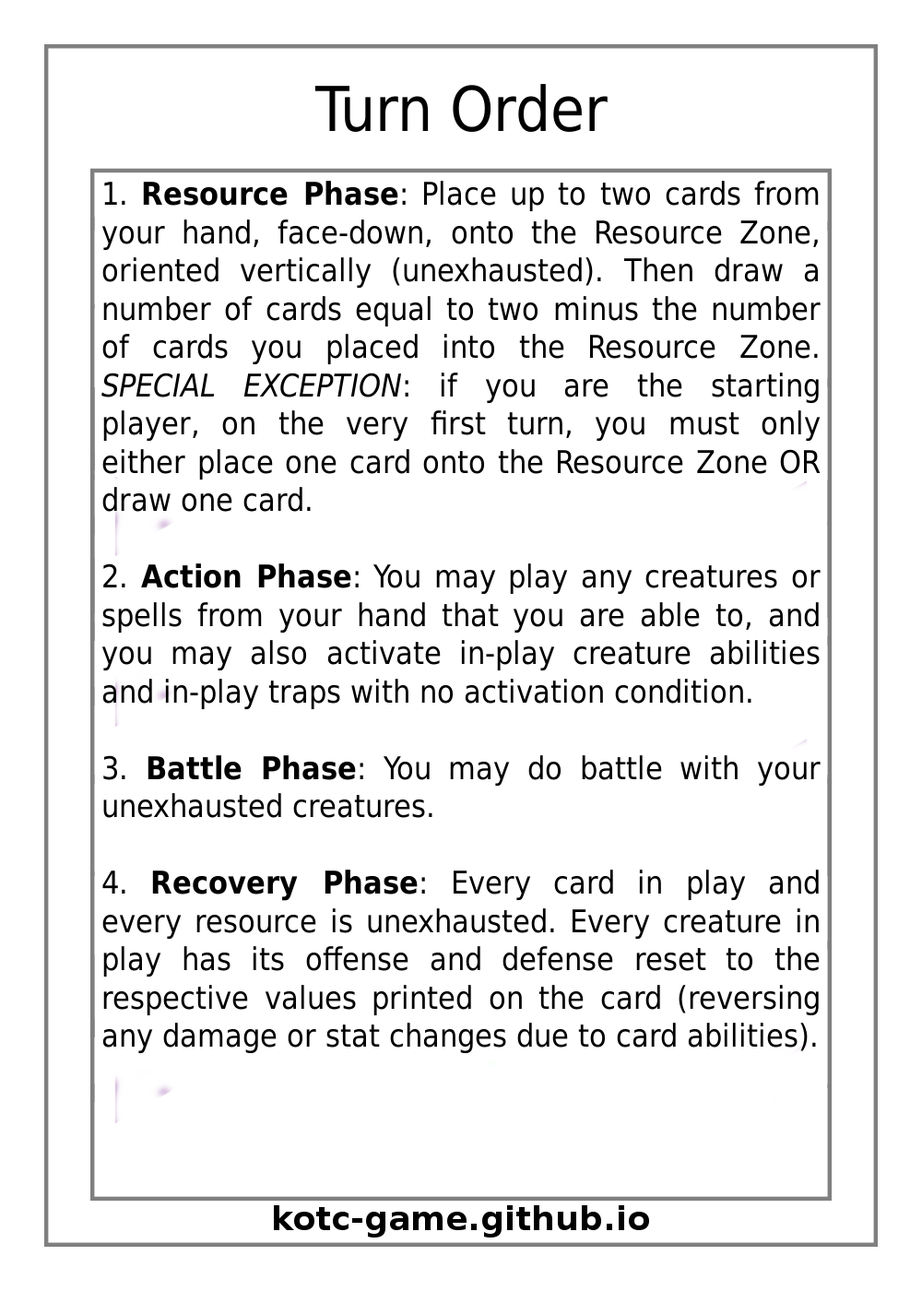
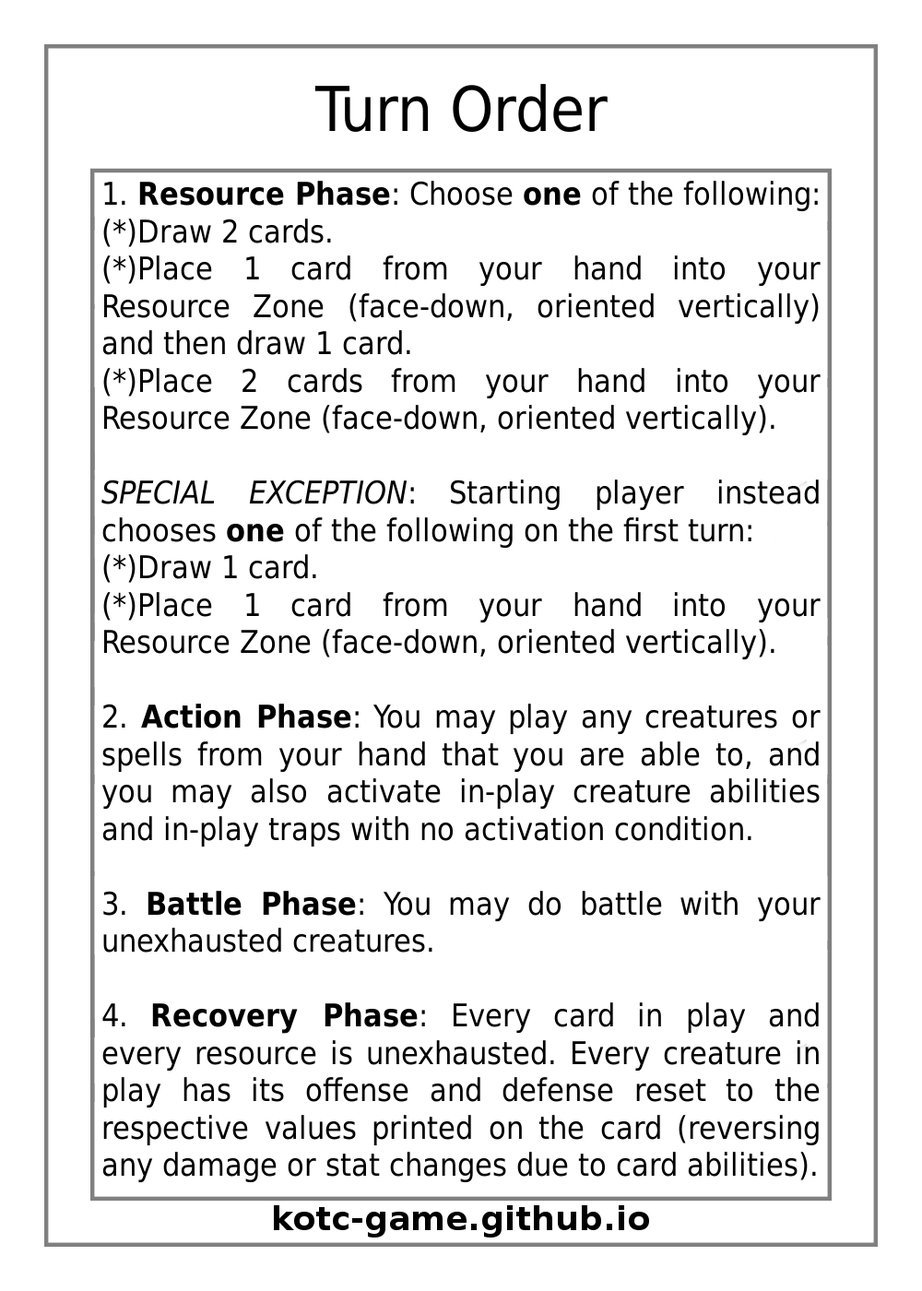
Layered file, before and after one edit (922x1291). Changes by layer:
painted on "Effect Text" over [101,180,822,1184]
painted on "Tip Card Template" over [115,476,178,1125]
